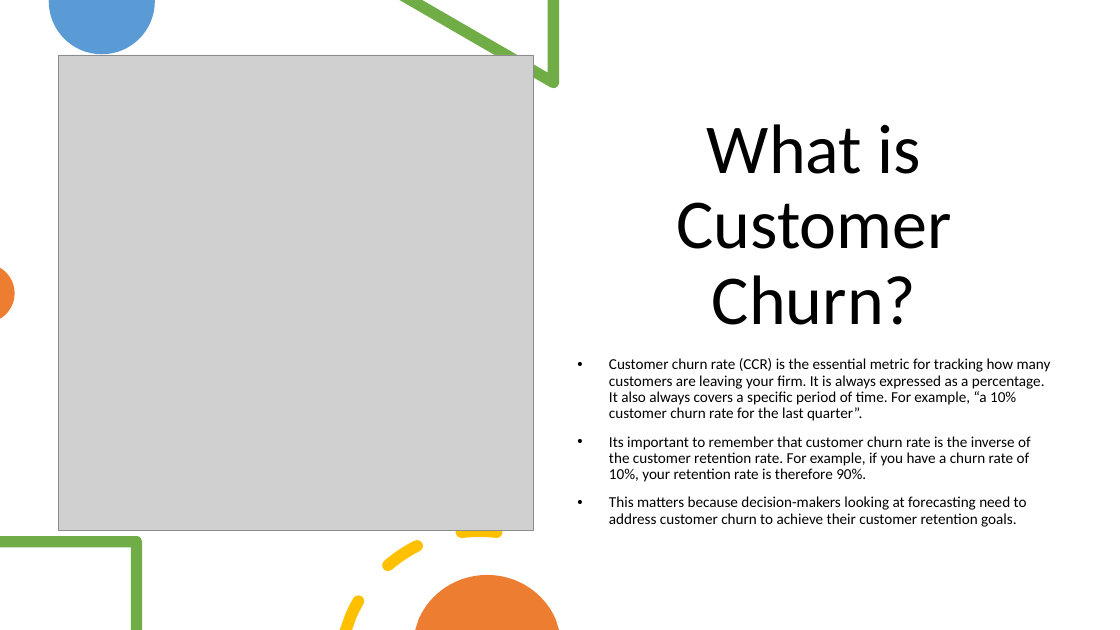
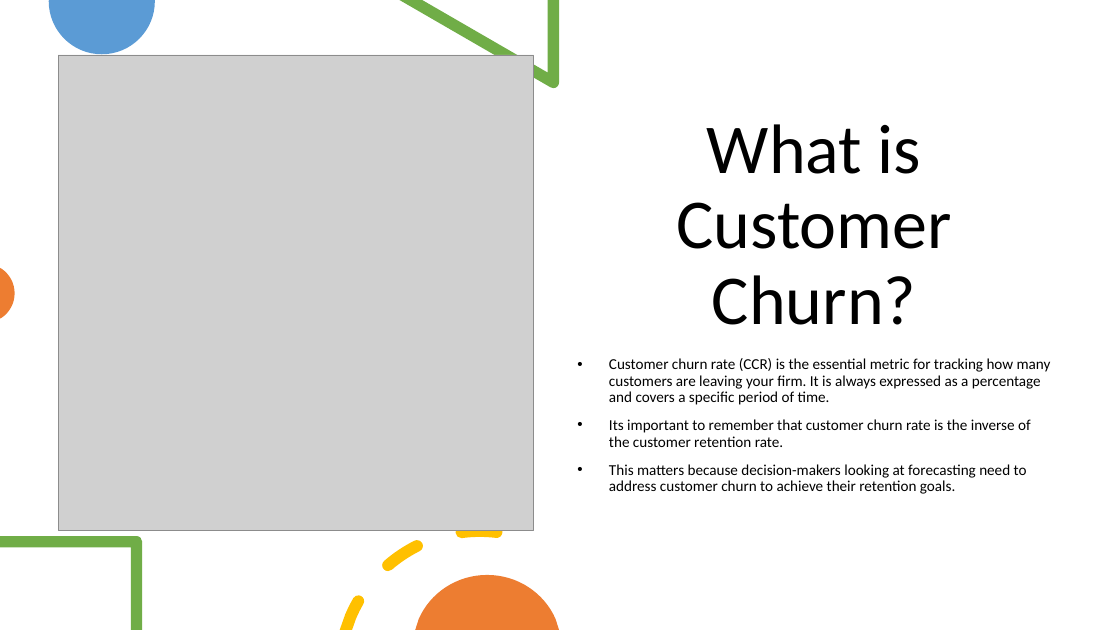
Before and after one commit to mglasser123/Project4, a slide deck: slide 2 of Resources/Customer Churn.pptx. Drawn at 1120x630 pixels with LibreOffice and Linux fonts; fonts in the diff are those of the drawing; grey boxes stand for pictures. Boxes give left, top, right and bottom in pixels: in the first picture for what was removed or moved away, otherwise in the second. Text is boxed around its words. In the diff, an @@ line names an element or a change of style, - is before the commit and + after.

Commit message:
Final PPT update

```diff
--- a/Resources/Customer Churn.pptx
+++ b/Resources/Customer Churn.pptx
@@ subtitle at (609, 358, 1051, 494): text changed @@
-• Customer churn rate (CCR) is the essential metric for tracking how many customers are leaving your firm. It is always expressed as a percentage. It also always covers a specific period of time. For example, “a 10% customer churn rate for the last quarter”.
-• Its important to remember that customer churn rate is the inverse of the customer retention rate. For example, if you have a churn rate of 10%, your retention rate is therefore 90%.
-• This matters because decision-makers looking at forecasting need to address customer churn to achieve their customer retention goals.
+• Customer churn rate (CCR) is the essential metric for tracking how many customers are leaving your firm. It is always expressed as a percentage and covers a specific period of time.
+• Its important to remember that customer churn rate is the inverse of the customer retention rate.
+• This matters because decision-makers looking at forecasting need to address customer churn to achieve their retention goals.
```
Also in this commit, not shown: 3 other slides changed, 1 slide added.
